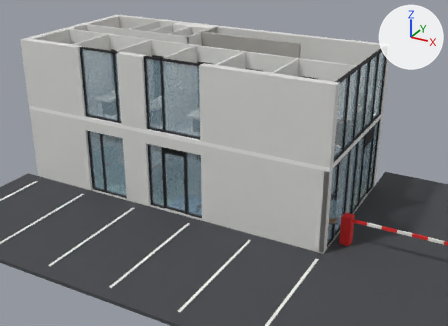
The COLLADA model v5/BLM_Lobby_v5.dae: old version first, new version second.
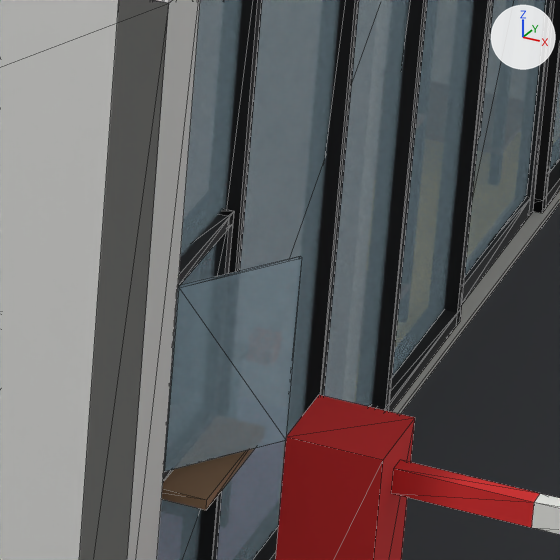
Old and new are each drawn from a 50 mm camera at (18.28, -17.65, 11.17) aimed at (7.5, 1.94, 1.38) and again close up on the part from 70% to 83% of the width and 53% to 70% of the height. Arrows for +X, +Y and +Z are at upper right; the lights stay in place. The last two pictures show the newer version. The close-ups show mesh edges as thin lines.

The scene before the commit, as lines of its bpy script (objects in view):
```python
me_barrier = bpy.data.meshes.new('barrier')
me_barrier.from_pydata(...)  # a box spanning x 12.81..13.16, y 0.56..0.9, z -0.02..1.05; a box spanning x 13.16..13.66, y 0.69..0.76, z 0.85..0.95; a box spanning x 14.16..14.66, y 0.69..0.76, z 0.85..0.95; a box spanning x 15.16..15.66, y 0.69..0.76, z 0.85..0.95; a box spanning x 16.16..16.66, y 0.69..0.76, z 0.85..0.95
me_barrier.materials.append(mat_barrier)  # red #d72828
me_glass = bpy.data.meshes.new('glass')
me_glass.from_pydata(...)  # 176 vertices, 264 faces; spans x 2.0..12.82, y -0.17..5.49, z 0.05..5.79
me_glass.materials.append(mat_glass)  # blue #aac8d7
me_line = bpy.data.meshes.new('line')
me_line.from_pydata(...)  # 72 vertices, 108 faces; spans x -0.1..16.2, y -5.3..0.8, z 0.0..0.9
me_line.materials.append(mat_line)  # white #ebebe6
ob_barrier = bpy.data.objects.new('barrier', me_barrier)
ob_barrier.location = (0.0, 0.0, 0.0)
ob_glass = bpy.data.objects.new('glass', me_glass)
ob_glass.location = (0.0, 0.0, 0.0)
ob_line = bpy.data.objects.new('line', me_line)
ob_line.location = (0.0, 0.0, 0.0)
# also in view: 'asphalt' at (8.32, 0.73, -0.09); 'wall_dark' at (6.12, 2.73, 2.92); 'steel' at (7.24, 2.63, 2.92); 'wood' at (6.35, 2.73, 2.66); 'alu' at (7.25, 2.58, 1.5)
```
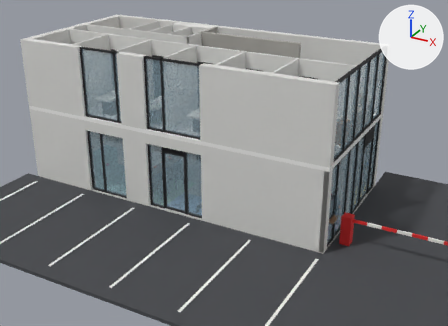
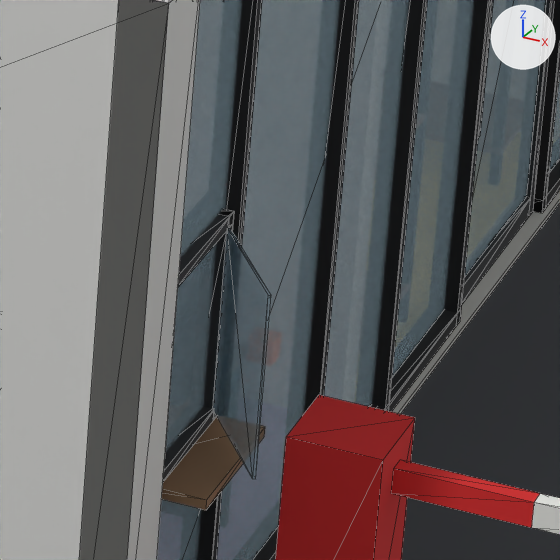
The change, as a diff of the scene's bpy script:
```diff
--- a/v5/BLM_Lobby_v5.dae.py
+++ b/v5/BLM_Lobby_v5.dae.py
@@ me_glass @@
 me_glass.from_pydata(...)  # 176 vertices, 264 faces; spans x 2.0..12.82, y -0.17..5.49, z 0.05..5.79
 # used by ob_glass; location = (0.0, 0.0, 0.0)
+# me_glass part 1: the loose piece of 8 vertices spanning x 12.52..12.82, y 0.12..0.55, z 1.04..1.75 is scaled about its middle by (0.998, -1, 1), then moved by (0.0, 0.09, 0.0)
 me_glass.materials.append(mat_glass)
```

What differs and where, as boxes [x1, y1, x2, y2] in the close-ups (560 x 560 px; the box of a moved part takes in the faces that stretch with it):
part 1 of me_glass, moved or reshaped
    before: [164, 257, 302, 471]
    after: [213, 228, 271, 479]
